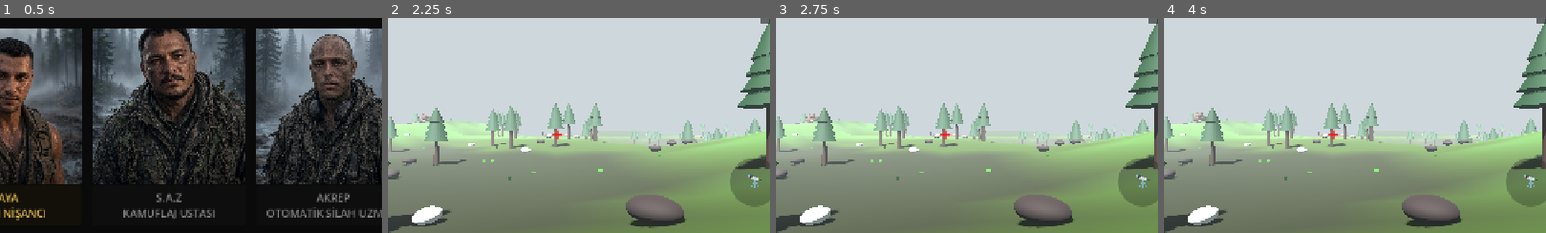
Above: before the commit, frames 1-4 (left to right).
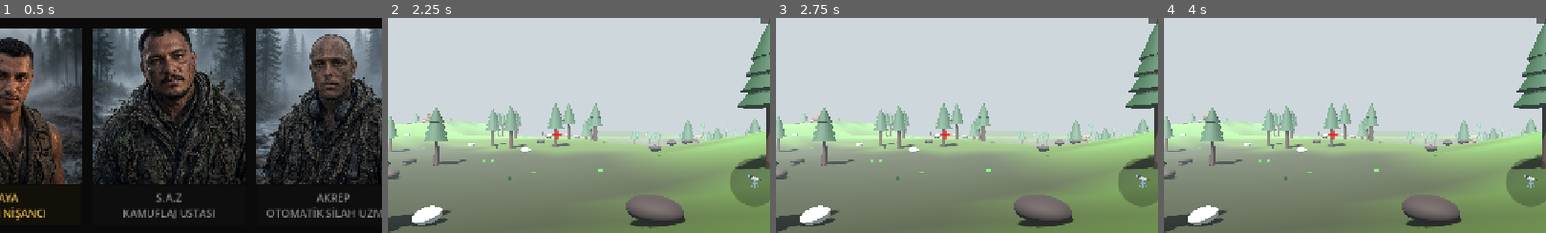
Above: after the commit, the same moments.

Repository: cantrsx-blip/GrayCardWars
Game: Godot game, scene res://scenes/Intro.tscn
Same seed, same stepped clock (60 frames per second), same inputs: the game is played once before the commit and once after it.
Inputs:
- Up to frame 1 (0.5 s): no input
- Up to frame 2 (2.25 s): click "GÖREVE BAŞLA" at 0.5 s; click "ENVANTER" at 1.25 s; click "✕" at 2 s
- Up to frame 3 (2.75 s): no input
- Up to frame 4 (4 s): click "ÜRET" at 2.75 s; click "✕" at 3.5 s
The pictures show only the part of the screen within x 28-78%, y 23-73%; the shares and areas given below are measured in that part.

Frame 1 is identical in both runs. In frame 2, 0.1% of the frame differs, in the area x 8-82%, y 44-59%; in frame 3, 0.1%; in frame 4, 0.1%, in the area x 7-82%, y 43-59%.

Commit message:
Reserve unique meteor targets for bears

Diff:
--- a/scripts/main.gd
+++ b/scripts/main.gd
@@ -484,7 +484,7 @@
 		bear.collision_layer=0
 		bear.collision_mask=0
 		bear.set_meta("job","METEOR")
-		bear.set_meta("meteor_index",_bear_nearest_safe_meteor_index(bear.global_position,-1))
+		bear.set_meta("meteor_index",_bear_nearest_safe_meteor_index(bear.global_position,-1,bear))
 		bear.set_meta("moving",true)
 		add_child(bear)
 		var cs=CollisionShape3D.new()
@@ -642,11 +642,17 @@
 			return true
 	return false
 
-func _bear_nearest_safe_meteor_index(from_pos:Vector3,skip_index:int) -> int:
+func _bear_nearest_safe_meteor_index(from_pos:Vector3,skip_index:int,requesting_bear:Node3D=null) -> int:
+	var reserved:Dictionary={}
+	for other in bears:
+		if not is_instance_valid(other) or other==requesting_bear: continue
+		var reserved_index=int(other.get_meta("meteor_index",-1))
+		if reserved_index>=0:
+			reserved[reserved_index]=true
 	var best=-1
 	var best_distance=INF
 	for i in meteor_nodes.size():
-		if i==skip_index: continue
+		if i==skip_index or reserved.has(i): continue
 		var meteor=meteor_nodes[i]
 		if not is_instance_valid(meteor): continue
 		if _bear_point_blocked(meteor.global_position,4.0): continue
@@ -655,14 +661,13 @@
 			best_distance=d
 			best=i
 	return best
-
 func _update_bears(delta:float) -> void:
 	if bears.is_empty() or meteor_nodes.is_empty(): return
 	for bear in bears:
 		if not is_instance_valid(bear): continue
 		var index=int(bear.get_meta("meteor_index",-1))
 		if index<0 or index>=meteor_nodes.size() or not is_instance_valid(meteor_nodes[index]):
-			index=_bear_nearest_safe_meteor_index(bear.global_position,-1)
+			index=_bear_nearest_safe_meteor_index(bear.global_position,-1,bear)
 			if index<0: continue
 			bear.set_meta("meteor_index",index)
 		var target=meteor_nodes[index]
@@ -670,7 +675,7 @@
 		var dir=target_pos-bear.position
 		dir.y=0.0
 		if dir.length()<2.5:
-			var next_index=_bear_nearest_safe_meteor_index(bear.global_position,index)
+			var next_index=_bear_nearest_safe_meteor_index(bear.global_position,index,bear)
 			if next_index>=0: bear.set_meta("meteor_index",next_index)
 			continue
 		dir=dir.normalized()
@@ -693,7 +698,7 @@
 			elif not _bear_point_blocked(right_pos,2.6) and not _bear_too_close_to_other(bear,right_pos,18.0):
 				dir=right
 			else:
-				bear.set_meta("meteor_index",_bear_nearest_safe_meteor_index(bear.global_position,index))
+				bear.set_meta("meteor_index",_bear_nearest_safe_meteor_index(bear.global_position,index,bear))
 				continue
 		bear.set_meta("moving",true)
 		bear.rotation.y=atan2(-dir.x,-dir.z)
